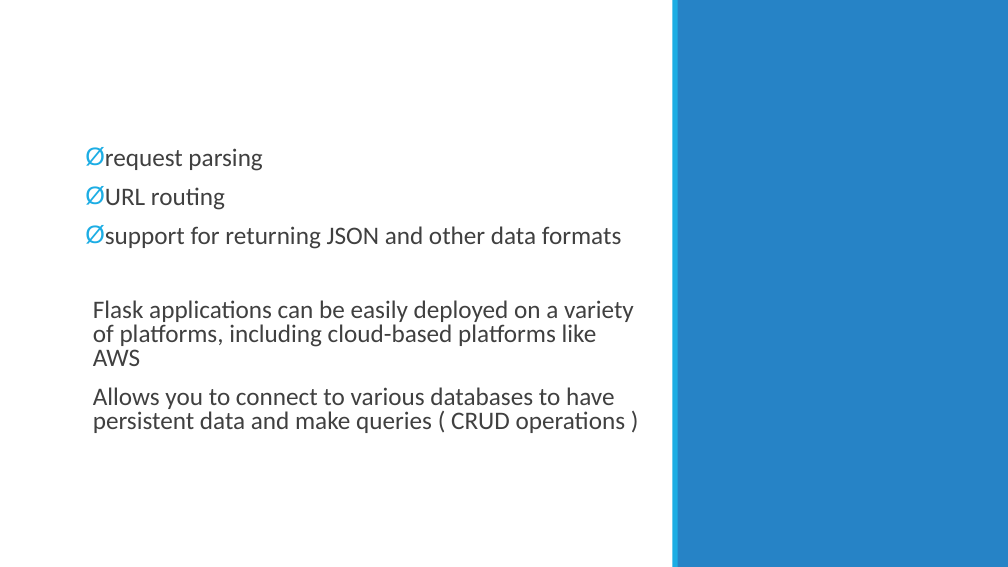
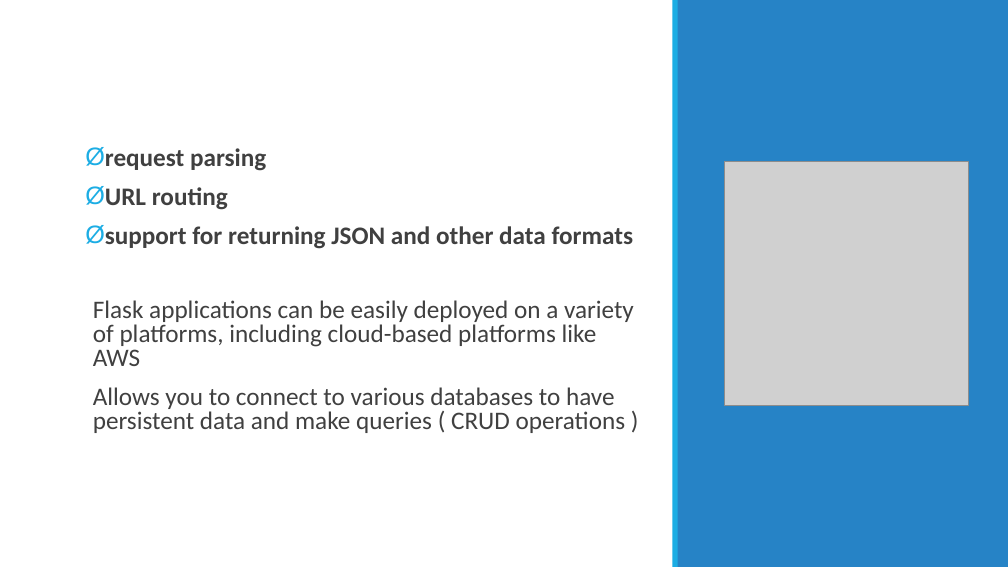
Before and after one commit to sarapeddy/drying-rack-smart, a slide deck: slide 18 of SMART STENDINO.pptx (slide 19 before the commit). Drawn at 1008x567 pixels with LibreOffice and Linux fonts; fonts in the diff are those of the drawing; grey boxes stand for pictures. Boxes give left, top, right and bottom in pixels: in the first picture for what was removed or moved away, otherwise in the second. Text is boxed around its words. In the diff, an @@ line names an element or a change of style, - is before the commit and + after.

```diff
--- a/SMART STENDINO.pptx
+++ b/SMART STENDINO.pptx
@@ text at (105, 148, 634, 249): bold on in "request parsing", "URL routing", "support for returning JSON and other data ..." @@
@@ picture added at (724, 162, 968, 405) @@
```
Also in this commit, not shown: 5 other slides changed, 8 slides added, 3 slides removed.
